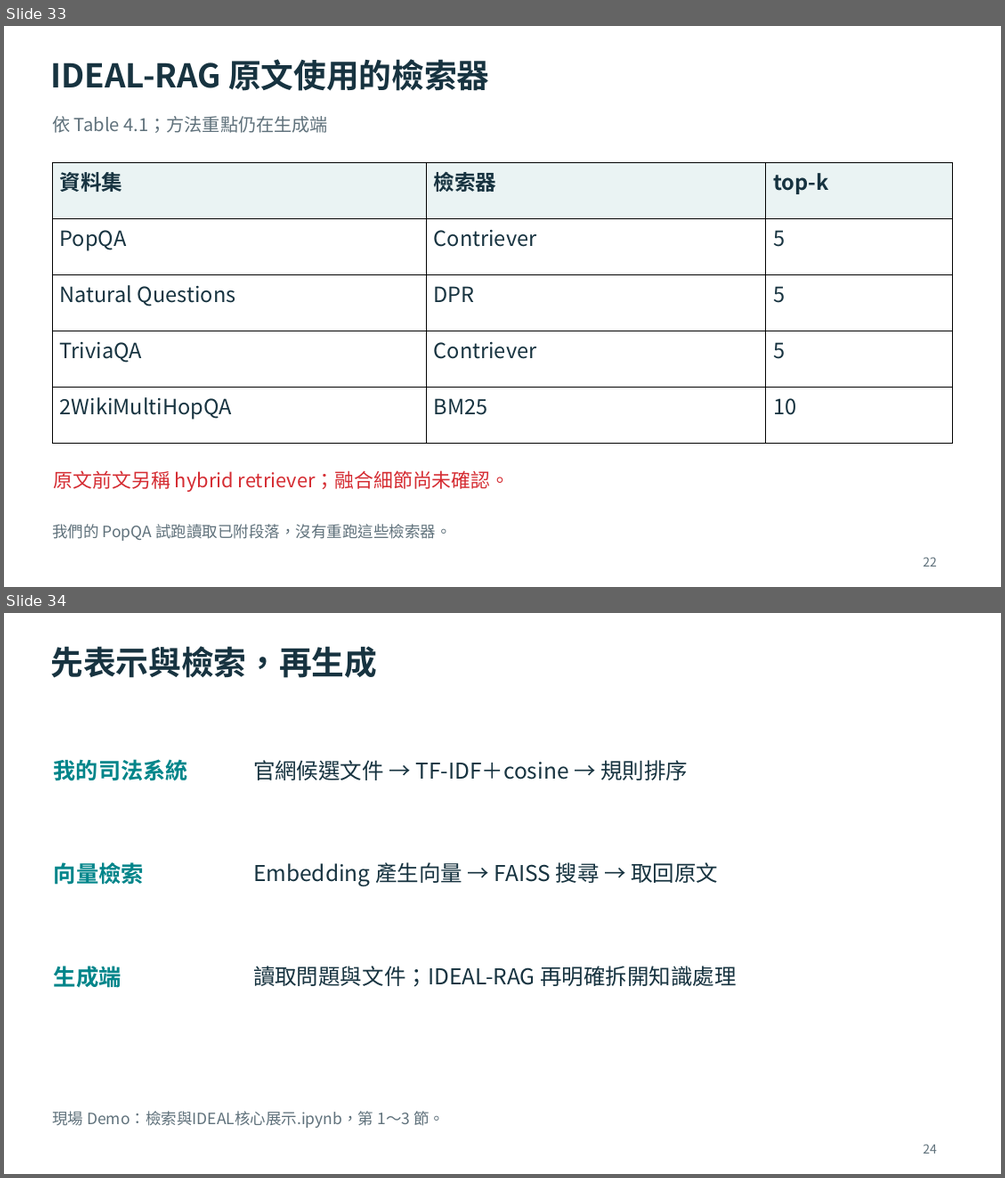
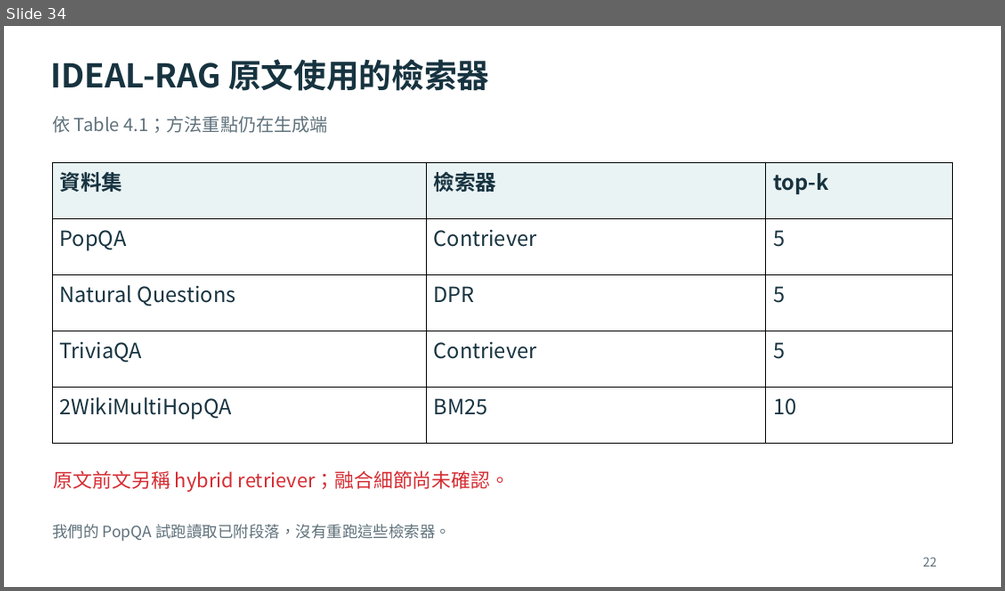
Before and after one commit to OohelloworldoO/Paper-Reading-Notes, a slide deck: 2026/1012-TF-IDF/RAG_檢索工具與TFIDF實作_Meeting.pptx. Shown one above the other, each under a label of ours: slides 33 and 34 before the commit, slide 34 after it. The pictures are 1005x1178 and 1005x591 pixels, drawn with LibreOffice and Linux fonts; fonts in the diff are those of the drawing. Boxes give left, top, right and bottom in pixels: in the first picture for what was removed or moved away, otherwise in the second. Text is boxed around its words. In the diff, an @@ line names an element or a change of style, - is before the commit and + after.

```diff
--- a/2026/1012-TF-IDF/RAG_檢索工具與TFIDF實作_Meeting.pptx
+++ b/2026/1012-TF-IDF/RAG_檢索工具與TFIDF實作_Meeting.pptx
@@ slide 34 removed at (4,613,1001,1174), background #FFFFFF @@
@@ text removed at (50,646,377,678) @@
-先表示與檢索，再生成
@@ text removed at (54,759,187,781) @@
-我的司法系統
@@ text removed at (253,760,688,780) @@
-官網候選文件 → TF-IDF＋cosine → 規則排序
@@ text removed at (54,862,144,884) @@
-向量檢索
@@ text removed at (253,862,718,886) @@
-Embedding 產生向量 → FAISS 搜尋 → 取回原文
@@ text removed at (54,965,121,988) @@
-生成端
@@ text removed at (253,965,736,987) @@
-讀取問題與文件；IDEAL-RAG 再明確拆開知識處理
@@ text removed at (52,1111,445,1127) @@
-現場 Demo：檢索與IDEAL核心展示.ipynb，第 1～3 節。
@@ text removed at (922,1143,937,1153) @@
-24
@@ what was slide 33 is now slide 34 @@
```
Also in this commit, not shown: 2 slides changed, 1 slide added.
